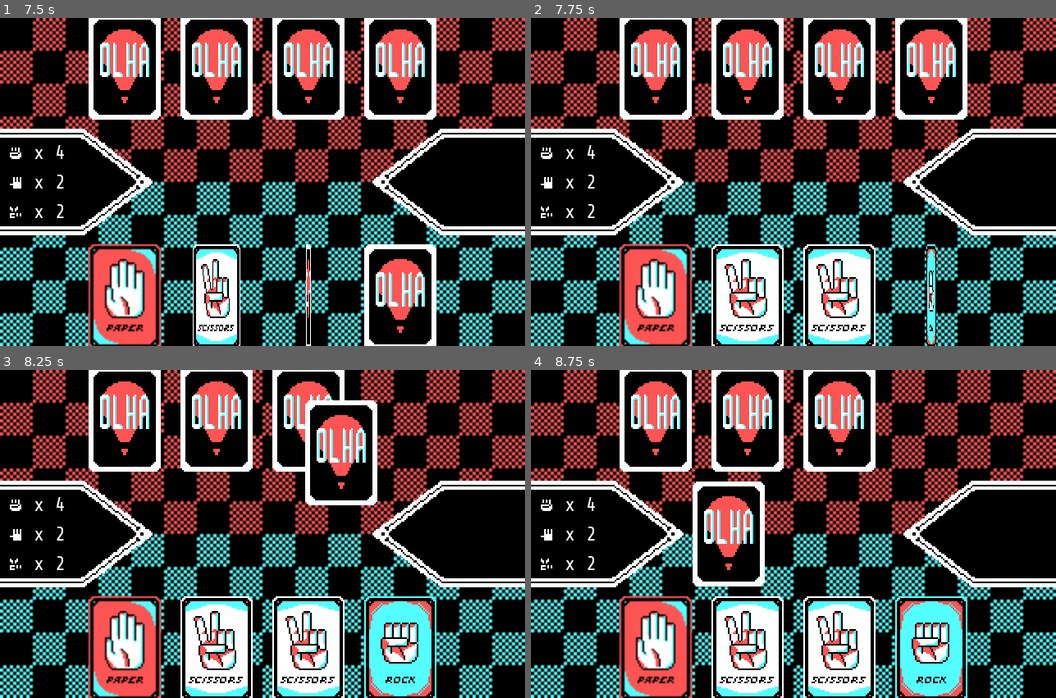
Above: before the commit, frames 1-4 (two rows, left to right).
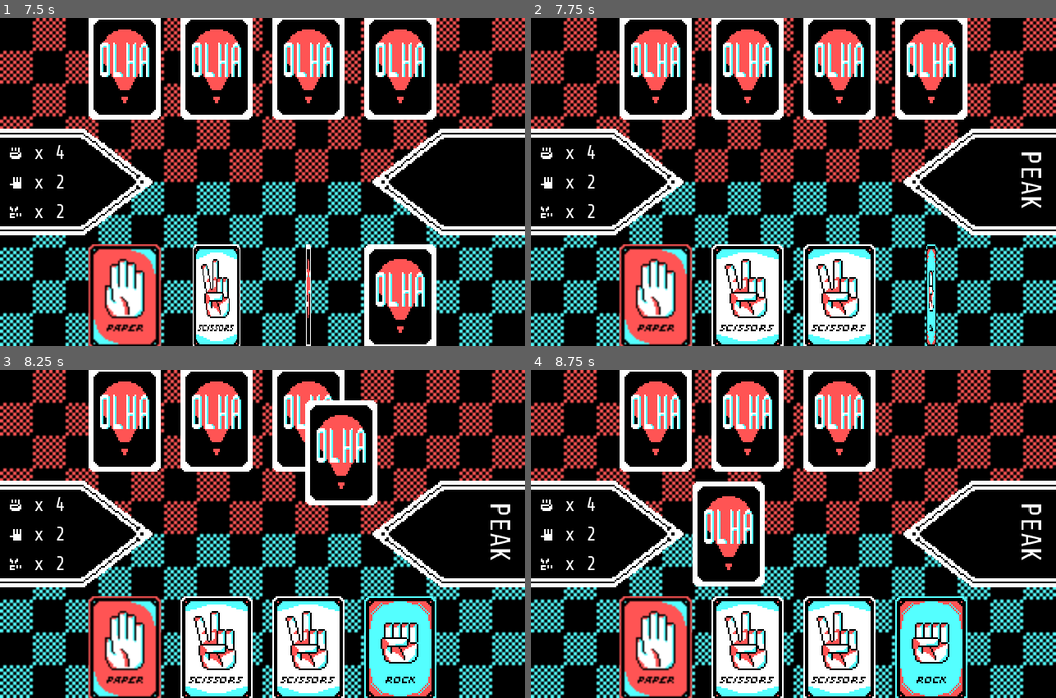
Above: after the commit, the same moments.

Repository: enunezs/EC2020GameJam
Game: Godot game, scene res://Scenes/MainMenu.tscn
The game is run twice, just before and just after one commit, with the same random seed, the same clock (stepped at 60 frames per second) and the same inputs.
Inputs (mouse positions are in pixels of both pictures, inside the frame that each line leads up to):
- Up to frame 1 (7.5 s): click "Play" at 0.5 s; tap Enter at 1.25 s; move the mouse to (462, 182) at 1.27 s; click (462, 182) at 1.42 s; move the mouse to (194, 182) at 2.02 s; click (194, 182) at 2.17 s; move the mouse to (131, 182) at 2.77 s; click (131, 182) at 2.92 s; move the mouse to (183, 182) at 3.52 s; click (183, 182) at 3.67 s; move the mouse to (236, 182) at 4.27 s; click (236, 182) at 4.42 s; move the mouse to (288, 182) at 5.02 s; click (288, 182) at 5.17 s; move the mouse to (278, 214) at 5.77 s; click (278, 214) at 5.92 s; move the mouse to (215, 296) at 6.52 s; click (215, 296) at 6.67 s; move the mouse to (309, 296) at 7.27 s; click (309, 296) at 7.42 s
- Up to frame 2 (7.75 s): no input
- Up to frame 3 (8.25 s): move the mouse to (157, 550) at 8.02 s; click (157, 550) at 8.17 s
- Up to frame 4 (8.75 s): no input

Frame 1 is identical in both runs. In frame 2, 0.3% of the frame differs, in the area x 93-98%, y 40-58%; in frame 3, 0.3%; in frame 4, 0.3%.

Commit message:
Cleaned up peak function

Diff:
--- a/MainGame.gd
+++ b/MainGame.gd
@@ -121,7 +121,7 @@
 
 	CPU_pick()
 	can_peak =true
-
+	$UI/PeakButton._ready()
 
 
 
@@ -218,22 +218,14 @@
 	play_game()
 
 func peak():
-	if not is_playing or not cpu_card or not can_peak:
-		return
-
+	if not is_playing or not cpu_card:
+		return true
+	elif not can_peak:
+		return false
 	cpu_card.face_up()
 	can_peak =false
 
 	pass
-
-
-
-func _on_Area2D_input_event(viewport, event, shape_idx):
-	if event is InputEventMouseButton \
-		and event.button_index == BUTTON_LEFT \
-		and event.is_pressed():
-			peak()
-	pass # Replace with function body.
 
 
 func card_click(card):
--- a/Scenes/Game.tscn
+++ b/Scenes/Game.tscn
@@ -10,6 +10,8 @@
 [ext_resource path="res://Background/Background_02.png" type="Texture" id=8]
 [ext_resource path="res://UI/ICON PUNCH-1.png.png" type="Texture" id=9]
 [ext_resource path="res://Background/Blanket_01-1.png" type="Texture" id=10]
+[ext_resource path="res://Font/BaseFont.tres" type="DynamicFont" id=11]
+[ext_resource path="res://Scenes/PeakButton.gd" type="Script" id=12]
 
 [sub_resource type="DynamicFont" id=1]
 size = 12
@@ -181,15 +183,30 @@
 z_index = -3
 texture = ExtResource( 10 )
 
-[node name="Napkin2" type="Sprite" parent="UI"]
+[node name="PeakButton" type="Area2D" parent="UI"]
 position = Vector2( 280, 100 )
+scale = Vector2( 1.08, 1.08 )
+script = ExtResource( 12 )
+
+[node name="CollisionShape2D" type="CollisionShape2D" parent="UI/PeakButton"]
+shape = SubResource( 2 )
+
+[node name="Napkin" type="Sprite" parent="UI/PeakButton"]
 rotation = 3.14159
-scale = Vector2( 1.08, 1.08 )
 z_index = -3
 texture = ExtResource( 10 )
 
-[node name="Area2D" type="Area2D" parent="UI/Napkin2"]
-
-[node name="CollisionShape2D" type="CollisionShape2D" parent="UI/Napkin2/Area2D"]
-shape = SubResource( 2 )
-[connection signal="input_event" from="UI/Napkin2/Area2D" to="." method="_on_Area2D_input_event"]
+[node name="Label" type="Label" parent="UI/PeakButton"]
+margin_left = 41.654
+margin_top = -37.323
+margin_right = 114.654
+margin_bottom = 1.67697
+rect_rotation = 89.9999
+custom_fonts/font = ExtResource( 11 )
+text = "PEAK"
+align = 1
+valign = 1
+__meta__ = {
+"_edit_use_anchors_": false
+}
+[connection signal="input_event" from="UI/PeakButton" to="UI/PeakButton" method="_on_Area2D_input_event"]
--- /dev/null
+++ b/Scenes/PeakButton.gd
@@ -0,0 +1,29 @@
+extends Area2D
+
+onready var n_main_game = get_parent().get_parent()
+
+
+
+func _ready():
+	#Check main and enable self
+	if n_main_game.can_peak:
+		#enable
+		$Label.visible = true
+	else:
+		$Label.visible = false
+
+	pass # Replace with function body.
+
+
+
+func _on_Area2D_input_event(viewport, event, shape_idx):
+	if event is InputEventMouseButton \
+		and event.button_index == BUTTON_LEFT \
+		and event.is_pressed():
+			button_pressed()
+	pass # Replace with function body.
+
+func button_pressed():
+
+	if not n_main_game.peak():
+		_ready()
Not shown: 1 places in Scenes/Game.tscn that only renumber resources
